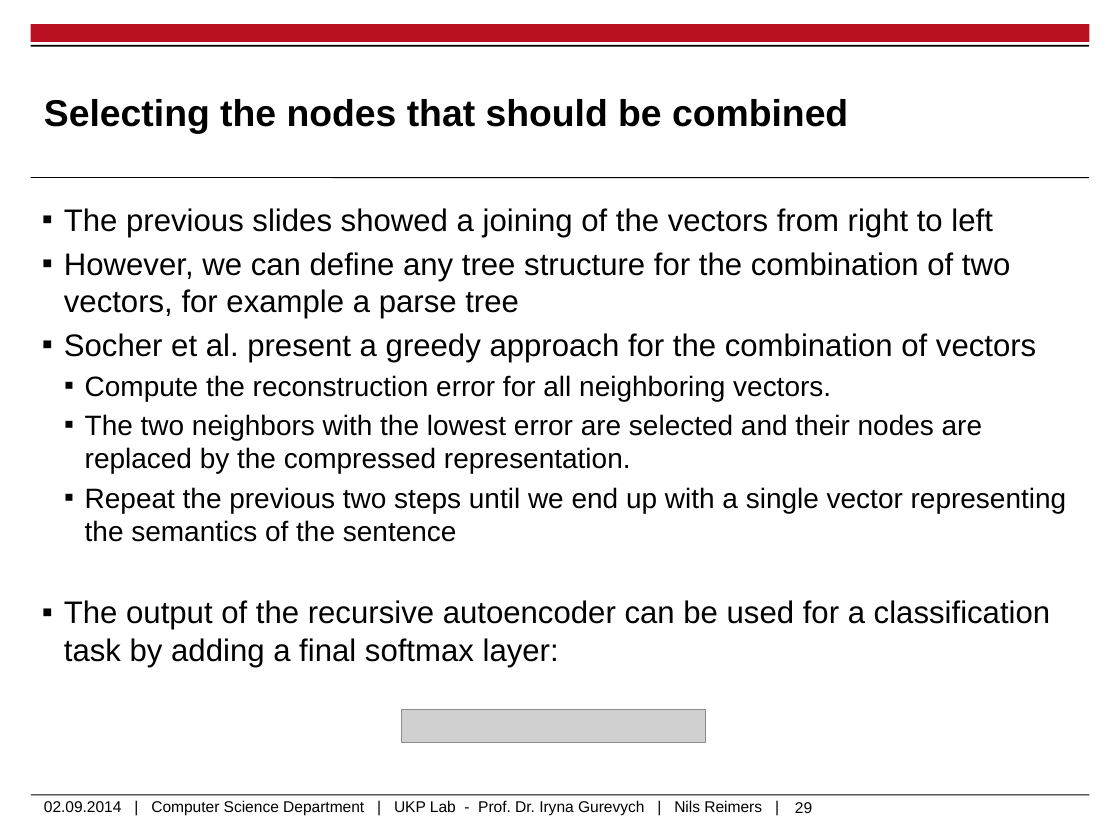
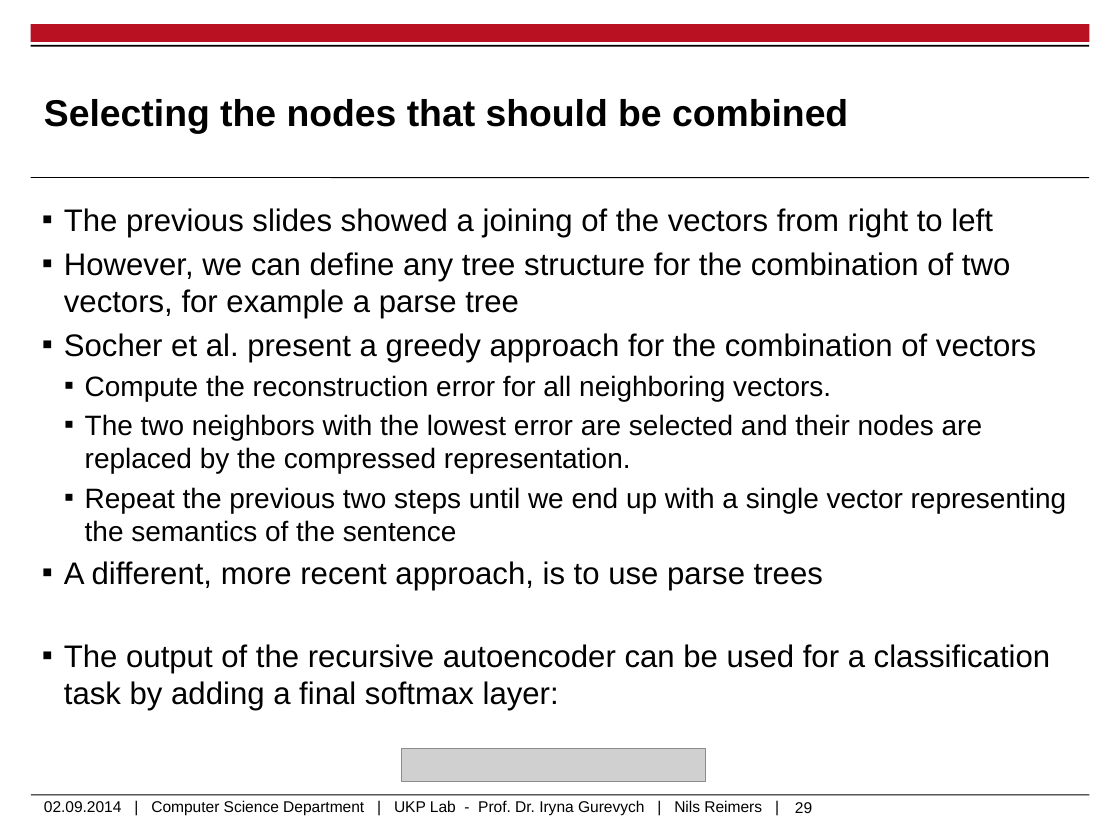
Before and after one commit to UKPLab/deeplearning4nlp-tutorial, a slide deck: slide 29 of 2015-10_Lecture/Lecture4/2015-10-26_Autoencoders_Recursive_NN.pptx. Drawn at 1120x840 pixels with LibreOffice and Linux fonts; fonts in the diff are those of the drawing; grey boxes stand for pictures; background and template pictures are left out. Boxes give left, top, right and bottom in pixels: in the first picture for what was removed or moved away, otherwise in the second. Text is boxed around its words. In the diff, an @@ line names an element or a change of style, - is before the commit and + after.

```diff
--- a/2015-10_Lecture/Lecture4/2015-10-26_Autoencoders_Recursive_NN.pptx
+++ b/2015-10_Lecture/Lecture4/2015-10-26_Autoencoders_Recursive_NN.pptx
@@ text at [64, 561, 823, 590]: paragraph added @@
+▪ A different, more recent approach, is to use parse trees
@@ picture: place and size @@
-picture at [401, 709, 704, 743]
+picture at [401, 748, 704, 782]
```
Also in this commit, not shown: 4 other slides changed, 5 other files.
